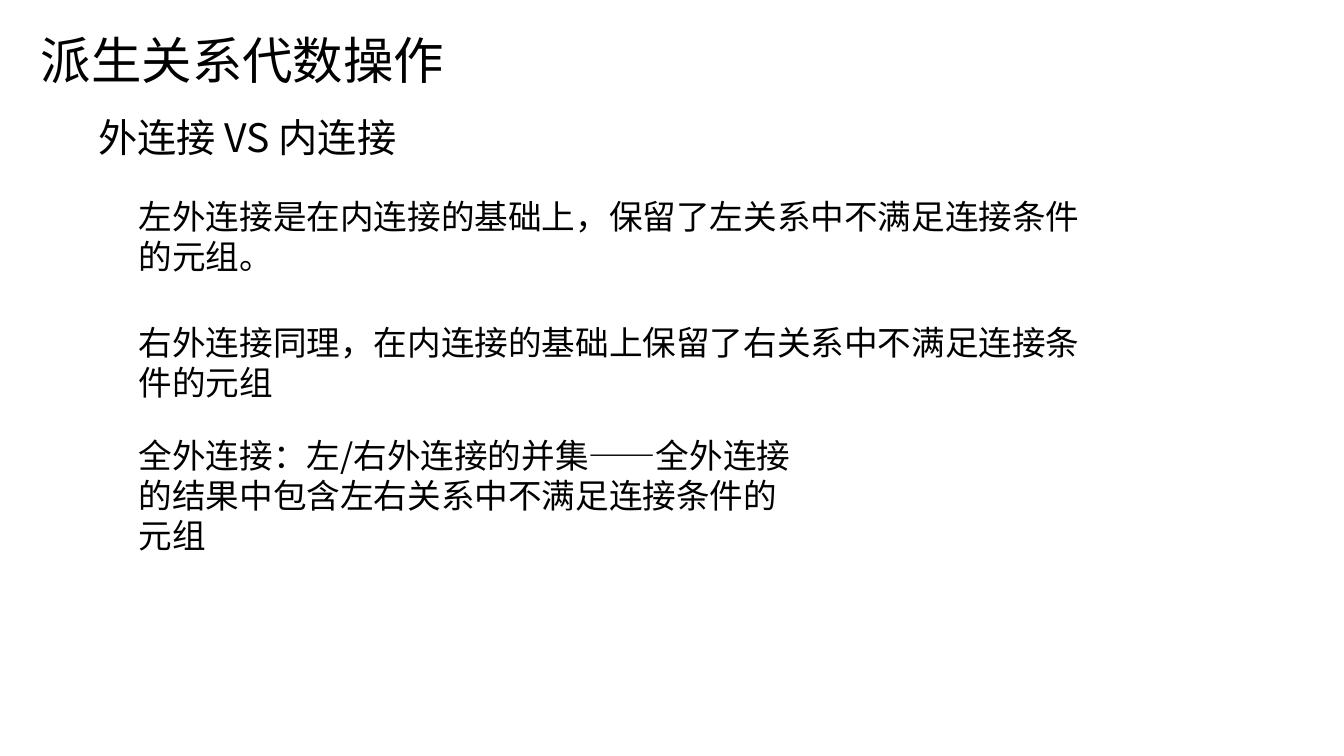
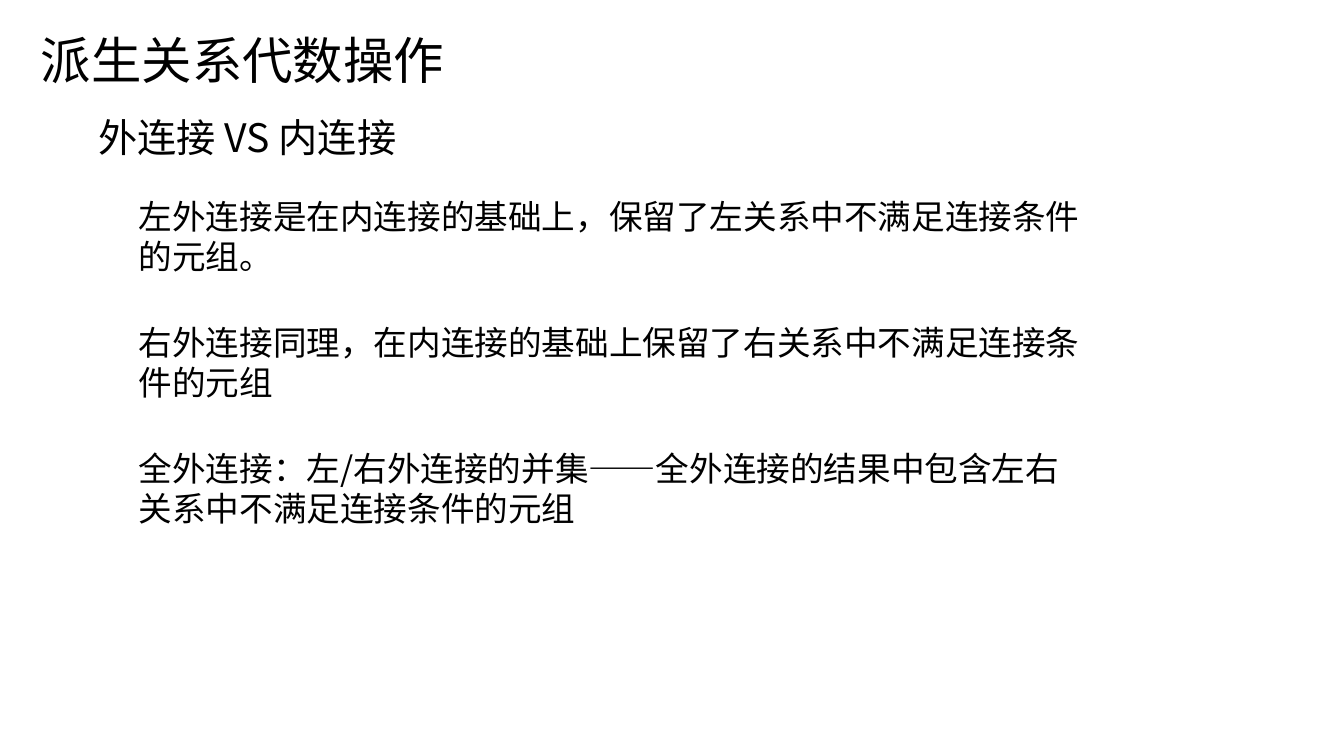
Before and after one commit to y-tanx/HIT-Database-Systems-Course, a slide deck: slide 31 of 第2章 关系数据库/第2章关系数据库.pptx. Drawn at 1344x756 pixels with LibreOffice and Linux fonts; fonts in the diff are those of the drawing. Boxes give left, top, right and bottom in pixels: in the first picture for what was removed or moved away, otherwise in the second. Text is boxed around its words. In the diff, an @@ line names an element or a change of style, - is before the commit and + after.

Commit message:
Fix: 第2章关系数据库 PPT 修改了拼写错误，调整了结构

```diff
--- a/第2章 关系数据库/第2章关系数据库.pptx
+++ b/第2章 关系数据库/第2章关系数据库.pptx
@@ text "全外连接：左/右外连接的并集——全外连接的结果中包含左右关系中不满足连接条件的元组" rewrapped from (139,439,791,551) to (139,452,1059,524) @@
```
Also in this commit, not shown: 12 other slides changed.
